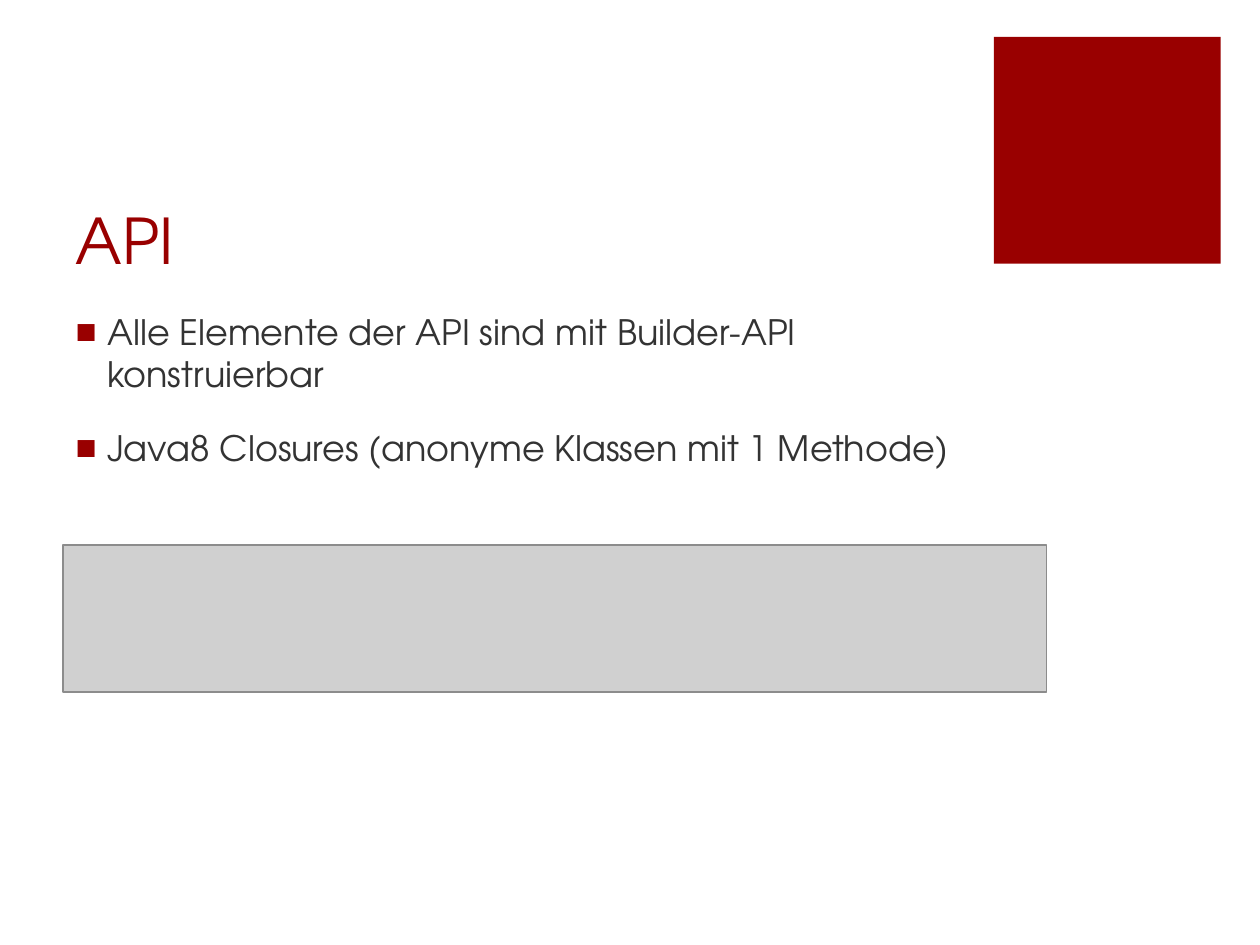
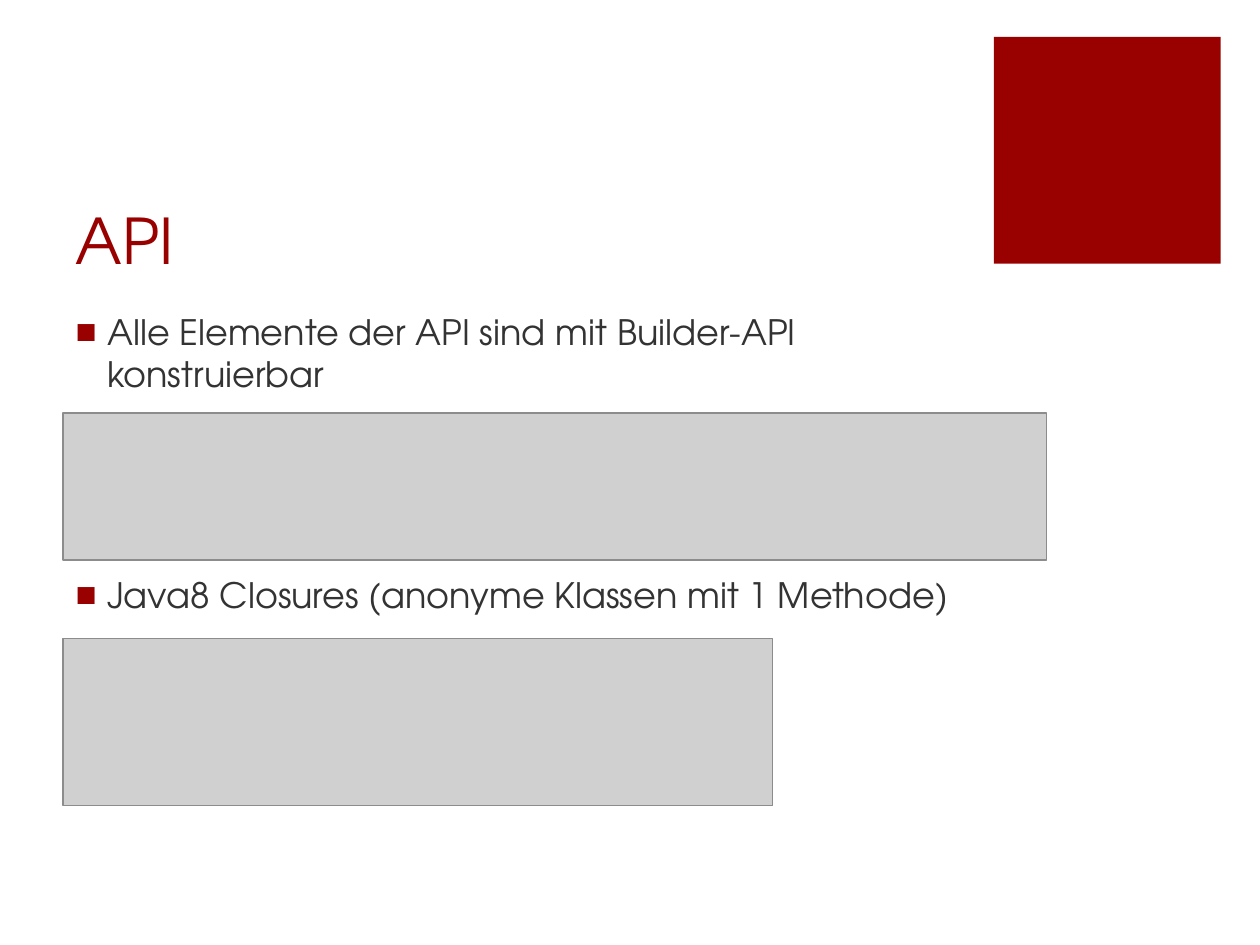
Before and after one commit to Morkunas/jfxusergroup, a slide deck: slide 10 of JavaFX-UserGroup.pptx (slide 8 before the commit). Drawn at 1260x945 pixels with LibreOffice and Linux fonts; fonts in the diff are those of the drawing; grey boxes stand for pictures; background and template pictures are left out. Boxes give left, top, right and bottom in pixels: in the first picture for what was removed or moved away, otherwise in the second. Text is boxed around its words. In the diff, an @@ line names an element or a change of style, - is before the commit and + after.

```diff
--- a/JavaFX-UserGroup.pptx
+++ b/JavaFX-UserGroup.pptx
@@ text "Alle Elemente der API sind ..." rewrapped from (x1=107, y1=319, x2=948, y2=469) to (x1=107, y1=319, x2=948, y2=616) @@
@@ picture moved from (x1=63, y1=544, x2=1047, y2=692) to (x1=63, y1=413, x2=1047, y2=561) @@
@@ picture added at (x1=63, y1=639, x2=772, y2=806) @@
```
Also in this commit, not shown: 7 other slides changed, 3 slides added, 1 slide removed.
